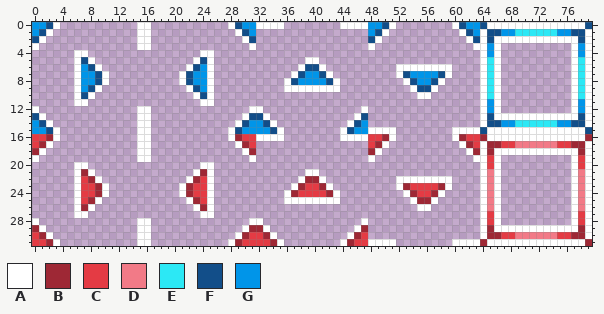
File history of a sprite sheet, assets/images/spritesheet/gravity_zone.png. Above, as it was before the edit.
The file is 80x32 pixels.
Palette (. is transparent): A #ffffff  B #9e2835  C #e43b44  D #f27a87  E #2ce8f5  F #124e89  G #0095e9
Pixels before (only the part around the change), first column x 0:
10 ......AFA..............AFA.............................AA.......AEA..........AEA
11 ......AA................AA......................................AGA..........AGA
12 A..............AA..............AA..............A................AGA..........AGA
13 FA.............AA.............AFFA............AF................AFAAAAAAAAAAAAFA
14 GFA............AA............AFGGFA..........AFG................AFFGGEEEEEEGGFFA
15 GGFA...........AA...........AFGGGGFA........AFGGAAAA........AAAAFAAAAAAAAAAAAAAF
16 CCBA...........AA...........ABCCAAAA........AAAACCBA........ABCCBAAAAAAAAAAAAAAB
17 CBA............AA............ABC................CBA..........ABCABBCCDDDDDDCCBBA
18 BA.............AA.............AB................BA............ABABAAAAAAAAAAAABA
19 A..............AA..............A................A..............AACA..........ACA
20 ......AA................AA......................................ACA..........ACA
21 ......ABA..............ABA.............AA.......................ADA..........ADA
22 ......ACBA............ABCA............ABBA..........AAAAAAAA....ADA..........ADA
23 ......ACCBA..........ABCCA...........ABCCBA.........ABCCCCBA....ADA..........ADA
24 ......ACCBA..........ABCCA..........ABCCCCBA.........ABCCBA.....ADA..........ADA
25 ......ACBA............ABCA..........AAAAAAAA..........ABBA......ADA..........ADA
26 ......ABA..............ABA.............................AA.......ADA..........ADA
27 ......AA................AA......................................ACA..........ACA
28 A..............AA..............AA..............A................ACA..........ACA
29 BA.............AA.............ABBA............AB................ABAAAAAAAAAAAABA
30 CBA............AA............ABCCBA..........ABC................ABBCCDDDDDDCCBBA
31 CCBA...........AA...........ABCCCCBA........ABCCAAAA........AAAABAAAAAAAAAAAAAAB
The result:
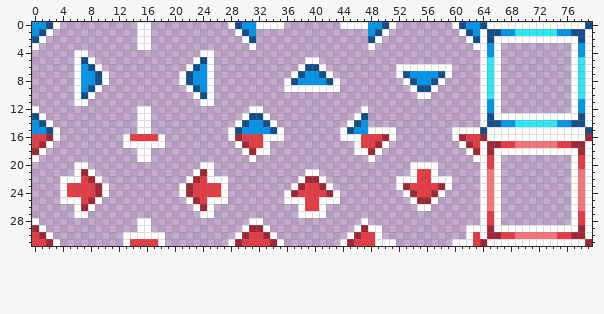
Difference:
colour D: #f27a87 -> #f6757a
Changed rows in their new state; - is a pixel that keeps its letter.
first column x 4:
16 ---------ACCCCA-------------C--------------C----------------
17 ---------AA--AA-------------CA------------AC----------------
18 ----------------------------AA------------AA----------------
20 --------------------------------------------------AAAA------
21 --------------------------------------------------ACCA------
22 AA--------------------AA---------------------------CC-------
23 ACC------------------CCA------------------------------------
24 ACC------------------CCA------------------------------------
25 AA--------------------AA-----------CC-----------------------
26 ----------------------------------ACCA----------------------
27 ----------------------------------AAAA----------------------
29 --------------------------------------------AA------------AA
30 ---------AA--AA-----------------------------CA------------AC
31 ---------ACCCCA-----------------------------C--------------C
